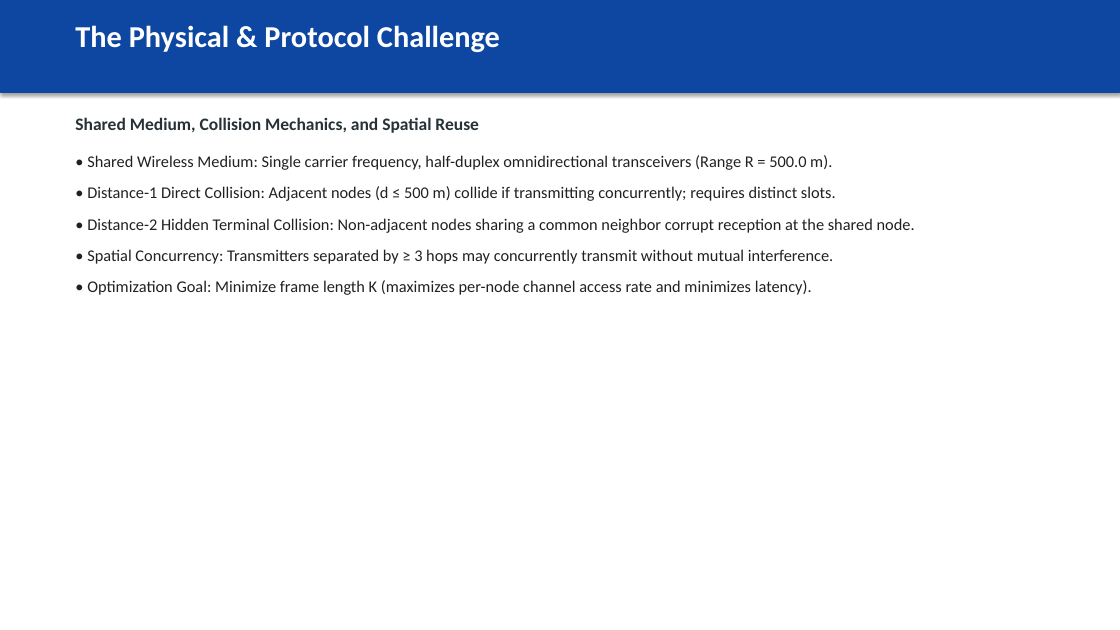
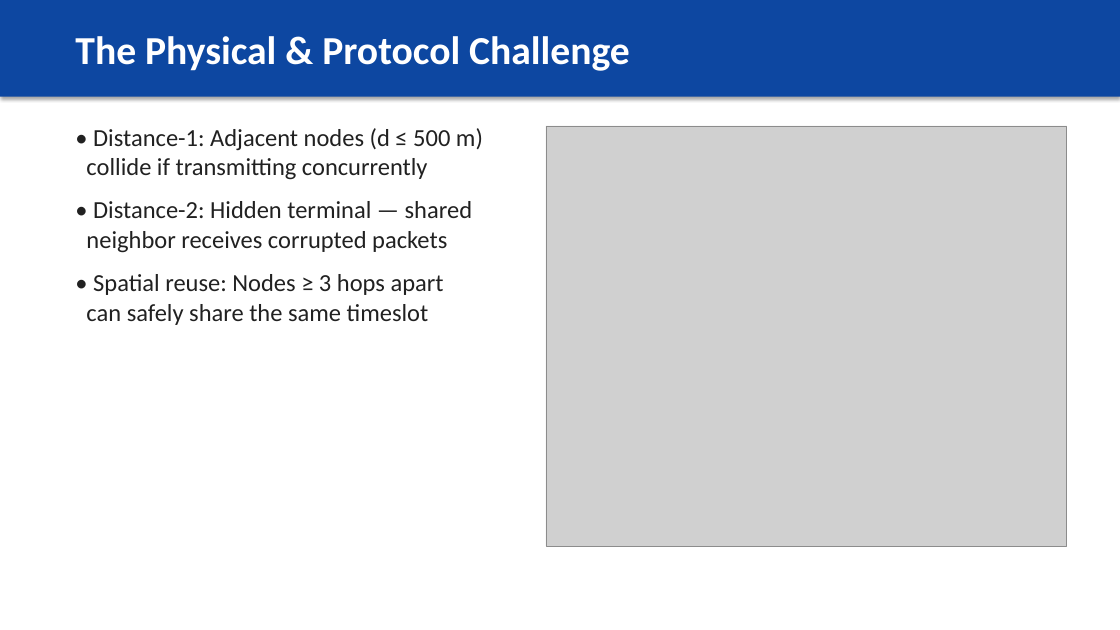
Before and after one commit to athishio/tdma-schedule-optimizer, a slide deck: slide 2 of docs/presentation.pptx. Drawn at 1120x630 pixels with LibreOffice and Linux fonts; fonts in the diff are those of the drawing; grey boxes stand for pictures. Boxes give left, top, right and bottom in pixels: in the first picture for what was removed or moved away, otherwise in the second. Text is boxed around its words. In the diff, an @@ line names an element or a change of style, - is before the commit and + after.

Commit message:
docs: rebuild full design PDF and visual presentation deck with corrected text and layout

```diff
--- a/docs/presentation.pptx
+++ b/docs/presentation.pptx
@@ rectangle: place and size @@
-rectangle at bbox=[0, 0, 1120, 92]
+rectangle at bbox=[0, 0, 1120, 97]
@@ rectangle at bbox=[0, 0, 1120, 97]: outline #0D47A1 0.75 pt to none @@
@@ text "The Physical & Protocol Challenge" at bbox=[75, 36, 630, 71]: size 26 to 34 pt; vertical alignment top to middle @@
@@ text at bbox=[86, 128, 483, 325]: text changed; size 15 to 21 pt; text colour #263238 to #212121; bold off @@
-Shared Medium, Collision Mechanics, and Spatial Reuse
+• Distance-1: Adjacent nodes (d ≤ 500 m)
+collide if transmitting concurrently
+• Distance-2: Hidden terminal — shared
+neighbor receives corrupted packets
+• Spatial reuse: Nodes ≥ 3 hops apart
+can safely share the same timeslot
@@ picture added at bbox=[546, 126, 1067, 546] @@
@@ text removed at bbox=[87, 155, 915, 295] @@
-• Shared Wireless Medium: Single carrier frequency, half-duplex omnidirectional transceivers (Range R = 500.0 m).
-• Distance-1 Direct Collision: Adjacent nodes (d ≤ 500 m) collide if transmitting concurrently; requires distinct slots.
-• Distance-2 Hidden Terminal Collision: Non-adjacent nodes sharing a common neighbor corrupt reception at the shared node.
-• Spatial Concurrency: Transmitters separated by ≥ 3 hops may concurrently transmit without mutual interference.
-• Optimization Goal: Minimize frame length K (maximizes per-node channel access rate and minimizes latency).
```
Also in this commit, not shown: 7 other slides changed, 2 slides added, 2 slides removed, 3 other files.
